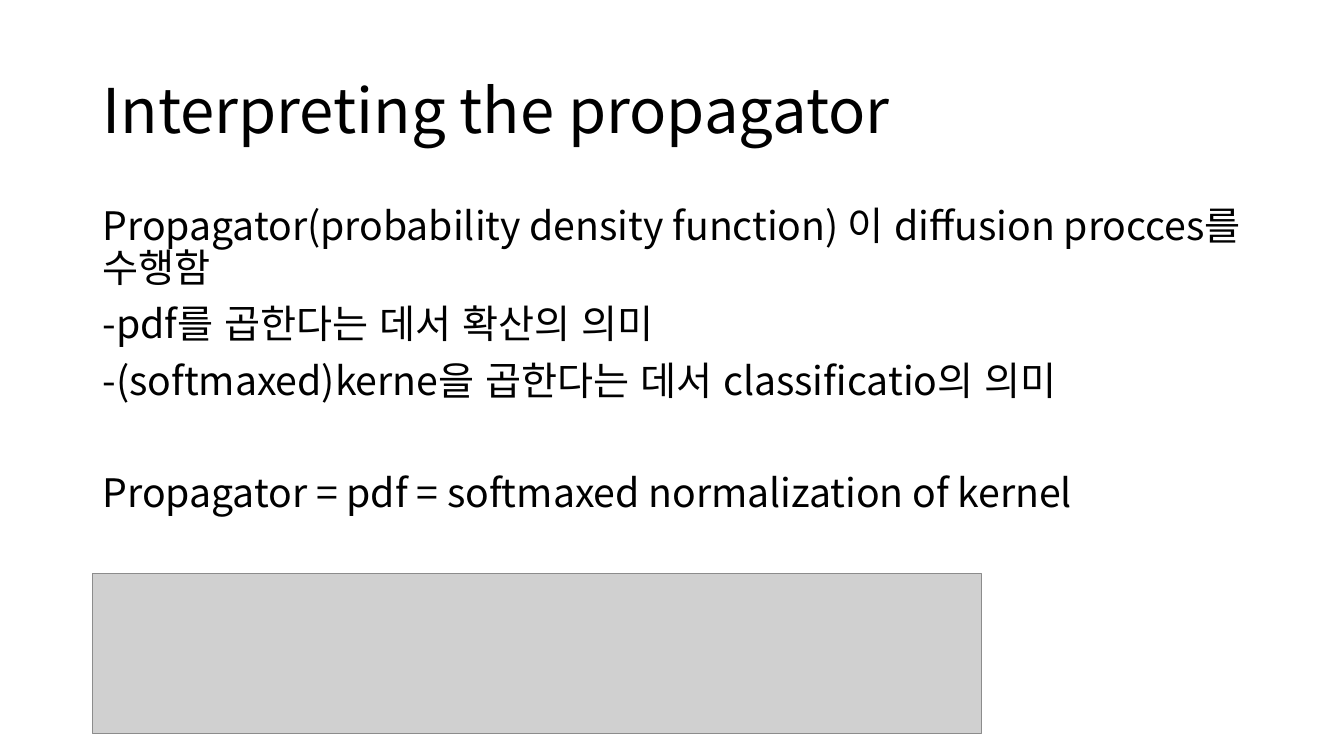
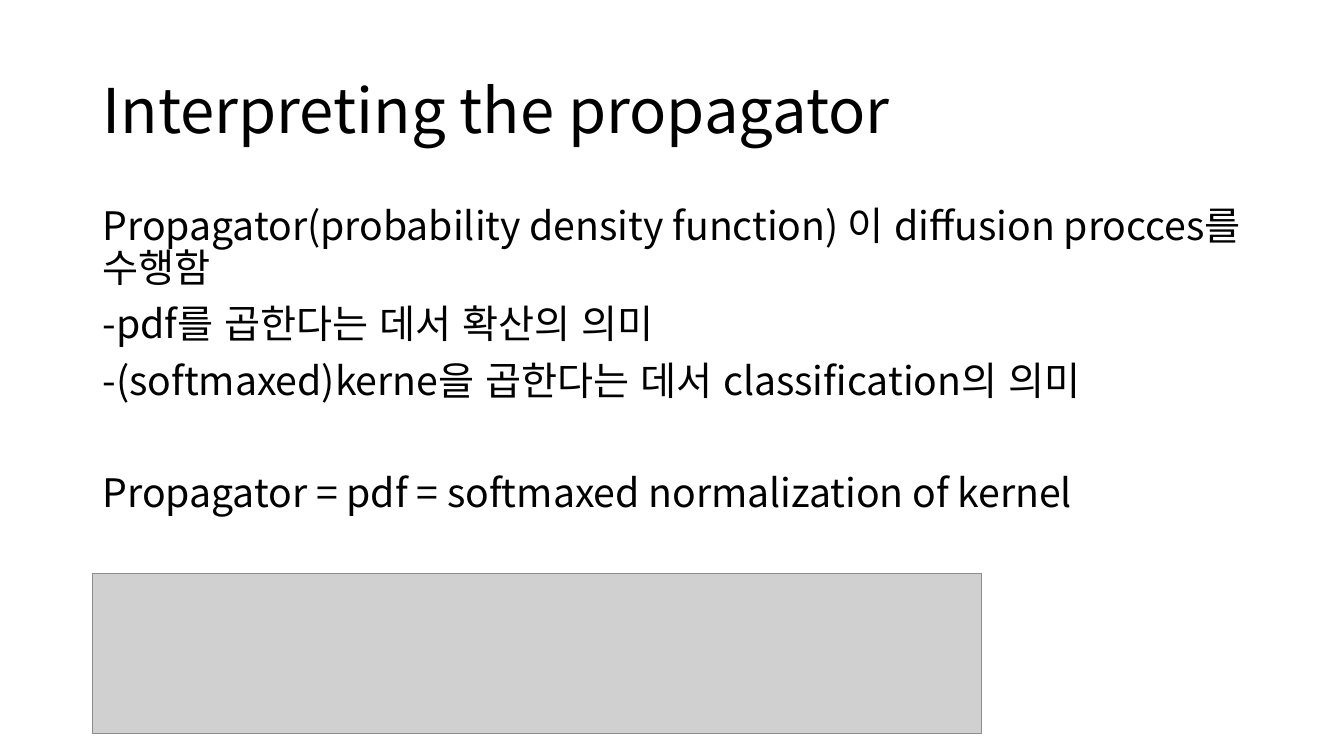
Before and after one commit to gudrb/GAN, a slide deck: slide 10 of CNN.pptx. Drawn at 1344x756 pixels with LibreOffice and Linux fonts; fonts in the diff are those of the drawing; grey boxes stand for pictures. Boxes give left, top, right and bottom in pixels: in the first picture for what was removed or moved away, otherwise in the second. Text is boxed around its words. In the diff, an @@ line names an element or a change of style, - is before the commit and + after.

Commit message:
ppt

```diff
--- a/CNN.pptx
+++ b/CNN.pptx
@@ text at (102, 362, 1080, 403): text changed @@
--(softmaxed)kerne을 곱한다는 데서 classificatio의 의미
+-(softmaxed)kerne을 곱한다는 데서 classification의 의미
```
Also in this commit, not shown: 8 slides added, 3 other files.
